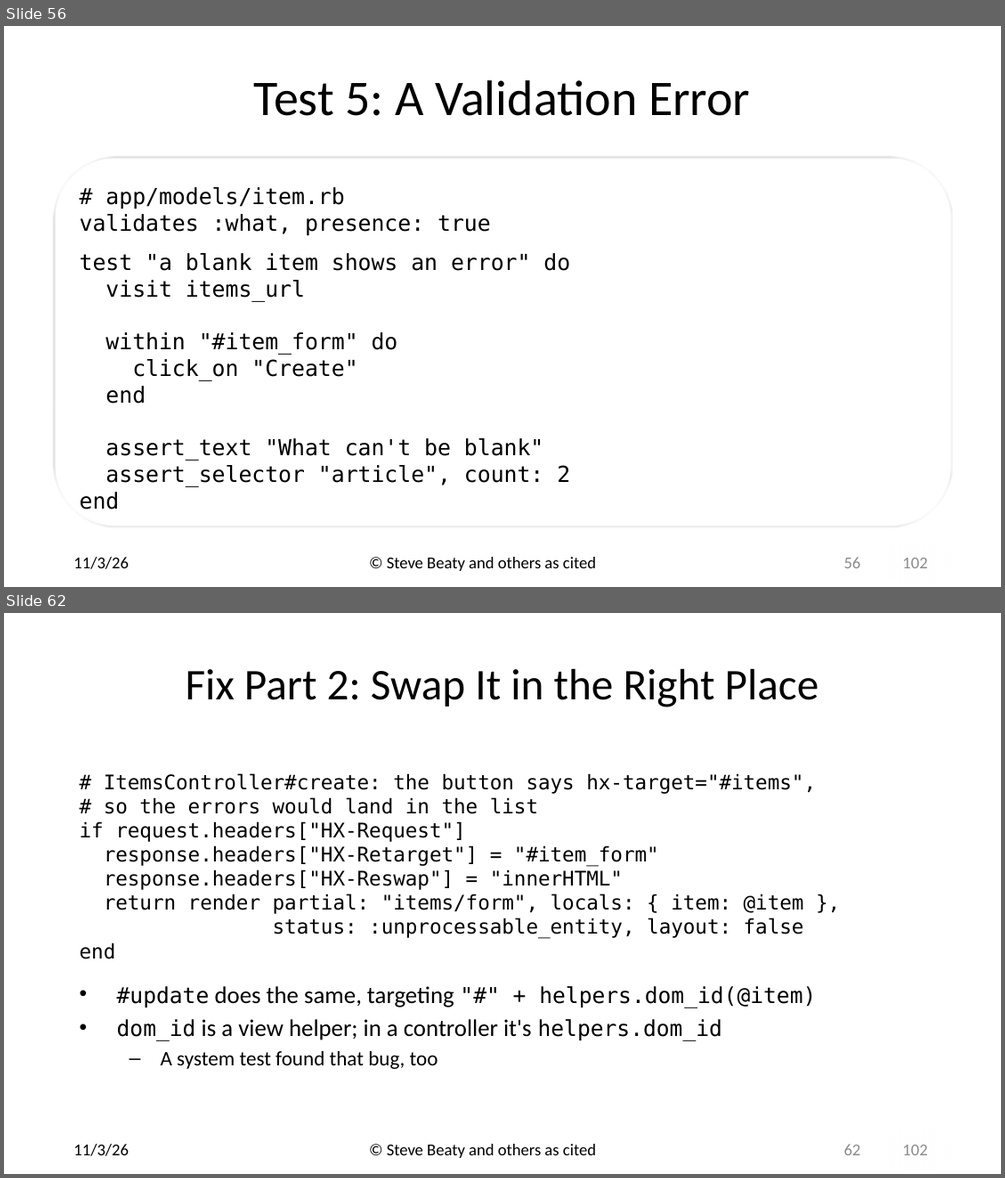
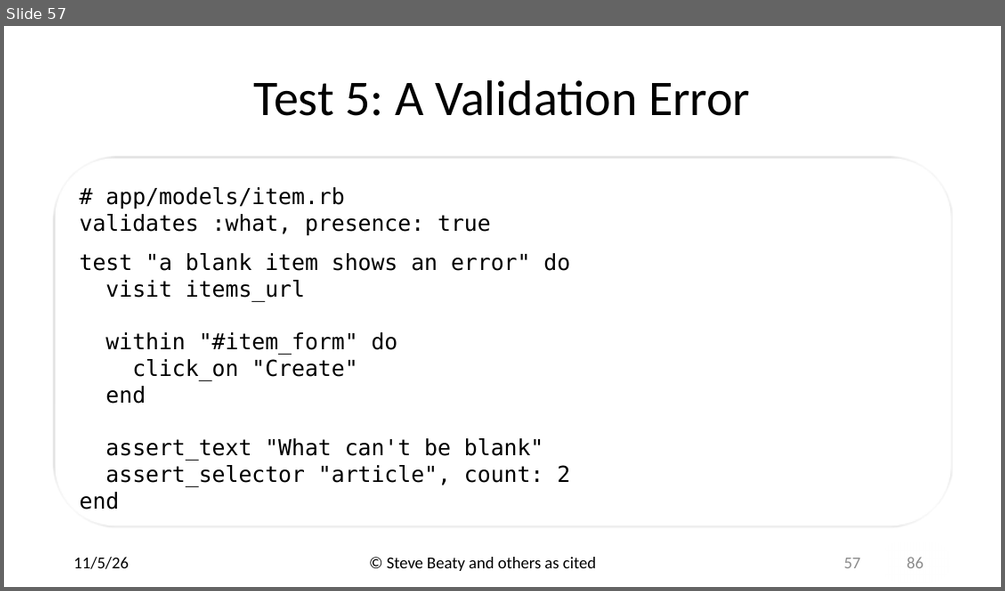
Before and after one commit to drb80/WebAppDev, a slide deck: Slides/Selenium and Capybara.pptx. Shown one above the other, each under a label of ours: slides 56 and 62 before the commit, slide 57 after it; the slides between them are not shown. The pictures are 1005x1178 and 1005x591 pixels, drawn with LibreOffice and Linux fonts; fonts in the diff are those of the drawing; background and template pictures are left out. Boxes give left, top, right and bottom in pixels: in the first picture for what was removed or moved away, otherwise in the second. Text is boxed around its words. In the diff, an @@ line names an element or a change of style, - is before the commit and + after.

```diff
--- a/Slides/Selenium and Capybara.pptx
+++ b/Slides/Selenium and Capybara.pptx
@@ slide 62 removed at (x1=4, y1=613, x2=1001, y2=1174), background picture (left out); not listed: 1 template element that a slide beside it also shows @@
@@ title removed at (x1=186, y1=668, x2=819, y2=707) @@
-Fix Part 2: Swap It in the Right Place
@@ text removed at (x1=80, y1=773, x2=816, y2=1069) @@
-# ItemsController#create: the button says hx-target="#items",
-# so the errors would land in the list
-if request.headers["HX-Request"]
-response.headers["HX-Retarget"] = "#item_form"
-response.headers["HX-Reswap"] = "innerHTML"
-return render partial: "items/form", locals: { item: @item },
-status: :unprocessable_entity, layout: false
-end
-• #update does the same, targeting "#" + helpers.dom_id(@item)
-• dom_id is a view helper; in a controller it's helpers.dom_id
-– A system test found that bug, too
@@ text removed at (x1=73, y1=1143, x2=129, y2=1156) @@
-11/3/26
@@ text removed at (x1=387, y1=1143, x2=596, y2=1158) @@
-© Steve Beaty and others as cited
@@ page number removed at (x1=844, y1=1143, x2=861, y2=1155) @@
-62
@@ what was slide 56 is now slide 57 @@
@@ slide 57 changed as well @@
@@ text at (x1=73, y1=556, x2=129, y2=569): text changed @@
-11/3/26
+11/5/26
@@ page number at (x1=844, y1=557, x2=861, y2=568): text changed @@
-56
+57
@@ text at (x1=906, y1=556, x2=923, y2=568): text changed @@
-102
+86
```
Also in this commit, not shown: 84 other slides changed, 1 slide added, 16 other slides removed, 1 other file.
